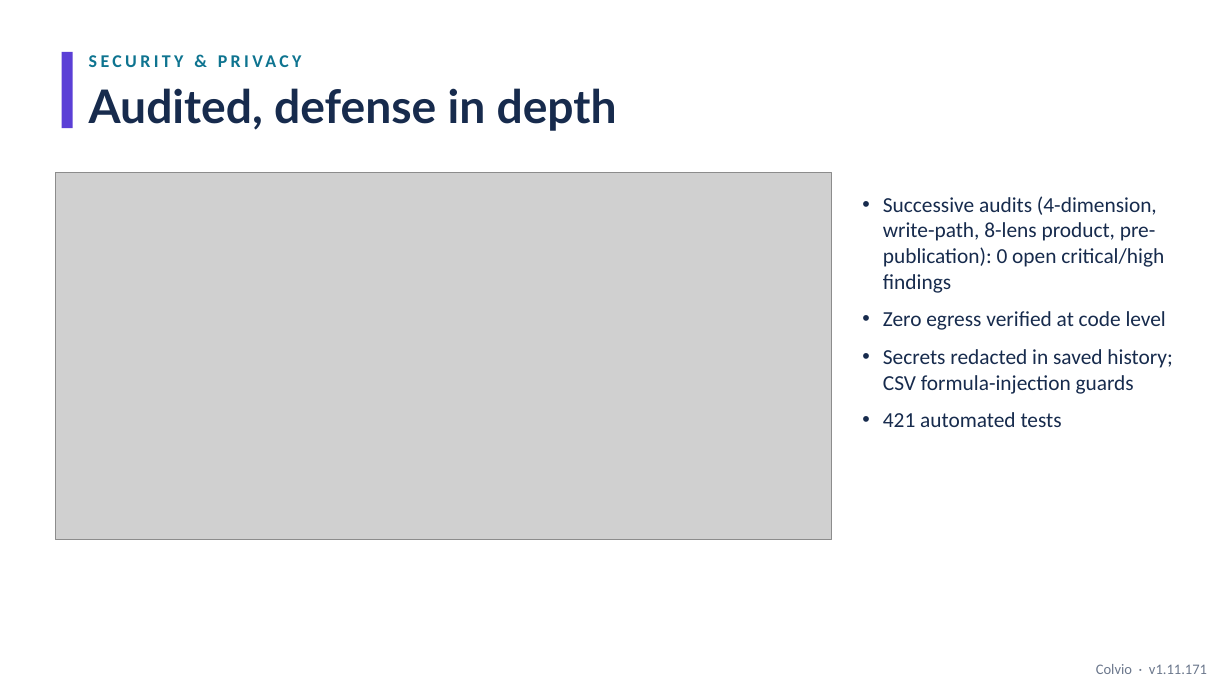
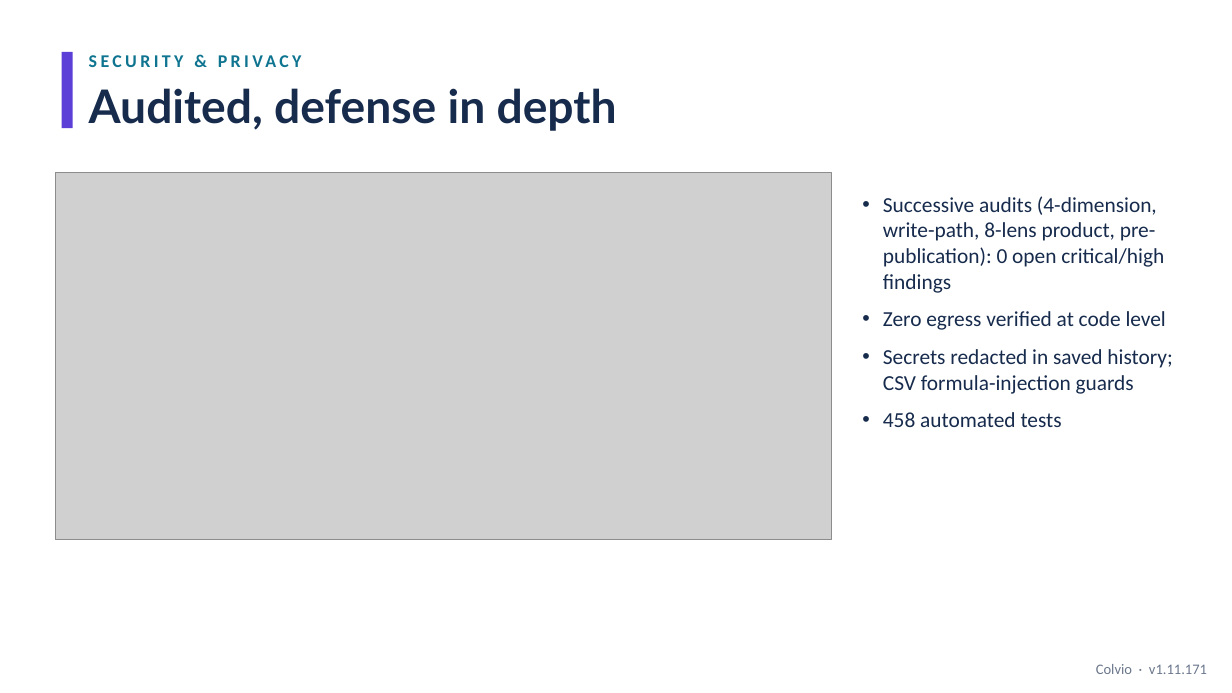
Before and after one commit to zmissoum/colvio, a slide deck: slide 10 of docs/Colvio_Walkthrough.pptx. Drawn at 1232x693 pixels with LibreOffice and Linux fonts; fonts in the diff are those of the drawing; grey boxes stand for pictures. Boxes give left, top, right and bottom in pixels: in the first picture for what was removed or moved away, otherwise in the second. Text is boxed around its words. In the diff, an @@ line names an element or a change of style, - is before the commit and + after.

```diff
--- a/docs/Colvio_Walkthrough.pptx
+++ b/docs/Colvio_Walkthrough.pptx
@@ text at [883, 412, 1062, 427]: text changed @@
-• 421 automated tests
+• 458 automated tests
```
Also in this commit, not shown: 27 other files.
